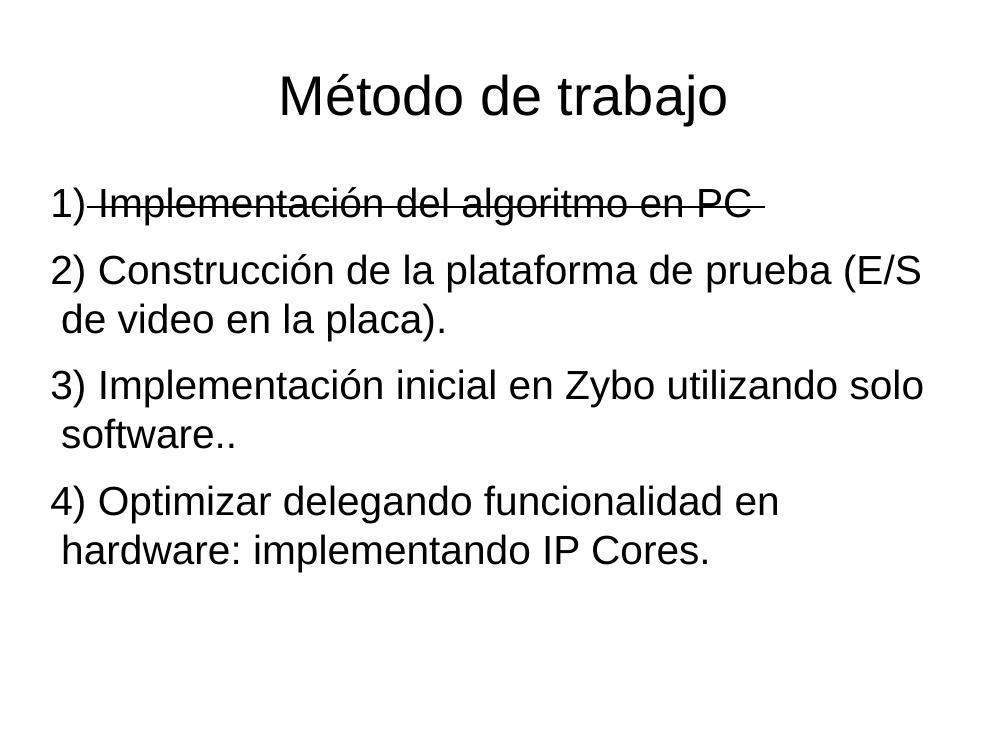
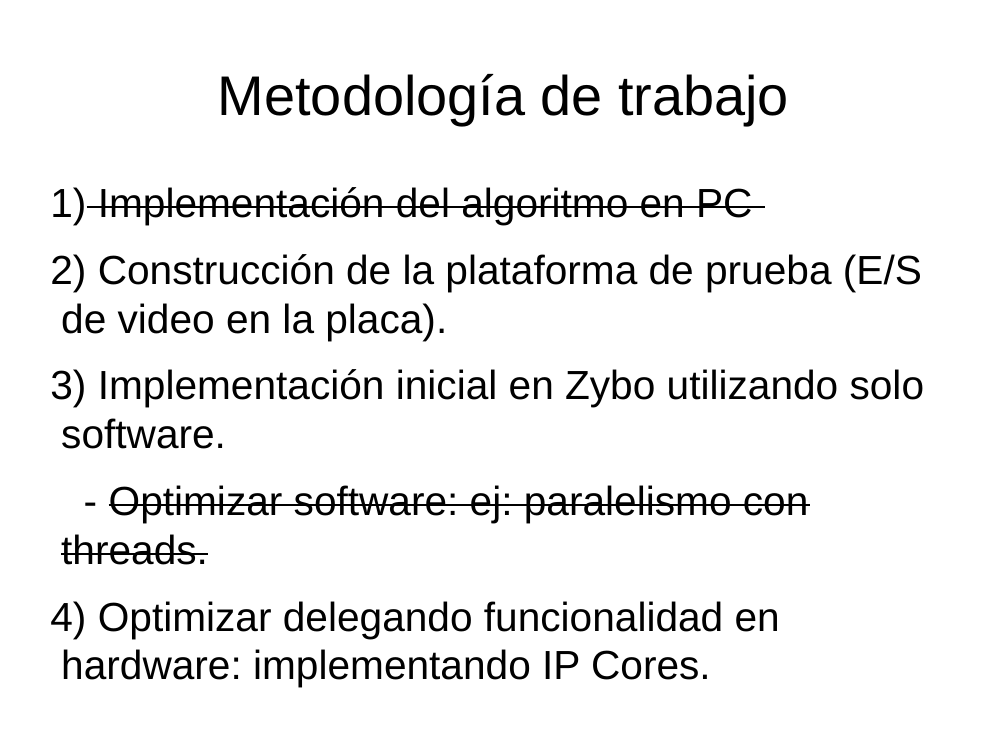
Before and after one commit to miguelgarcia/sase2017-hls-video, a slide deck: slide 11 of presentacion.odp (slide 9 before the commit). Drawn at 1008x756 pixels with LibreOffice and Linux fonts; fonts in the diff are those of the drawing. Boxes give left, top, right and bottom in pixels: in the first picture for what was removed or moved away, otherwise in the second. Text is boxed around its words. In the diff, an @@ line names an element or a change of style, - is before the commit and + after.

```diff
--- a/presentacion.odp
+++ b/presentacion.odp
@@ title at [218, 74, 789, 125]: text changed @@
-Método de trabajo
+Metodología de trabajo
@@ text at [61, 369, 925, 565]: text changed @@
-3) Implementación inicial en Zybo utilizando solo software..
+3) Implementación inicial en Zybo utilizando solo software.
+- Optimizar software: ej: paralelismo con threads.
```
Also in this commit, not shown: 16 other slides changed, 5 slides added, 2 slides removed.
